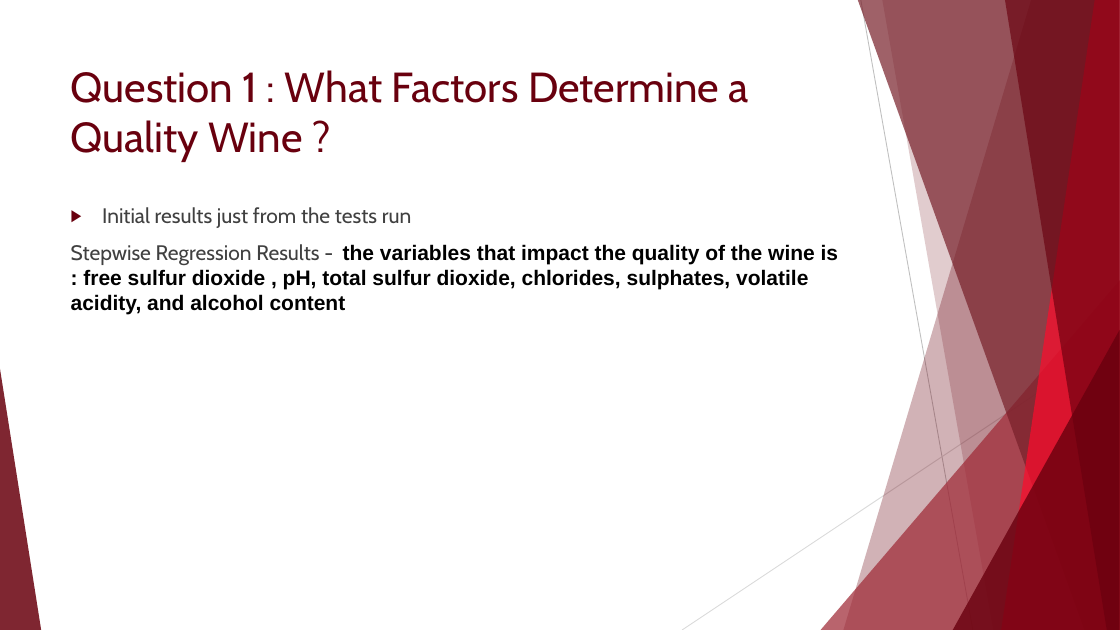
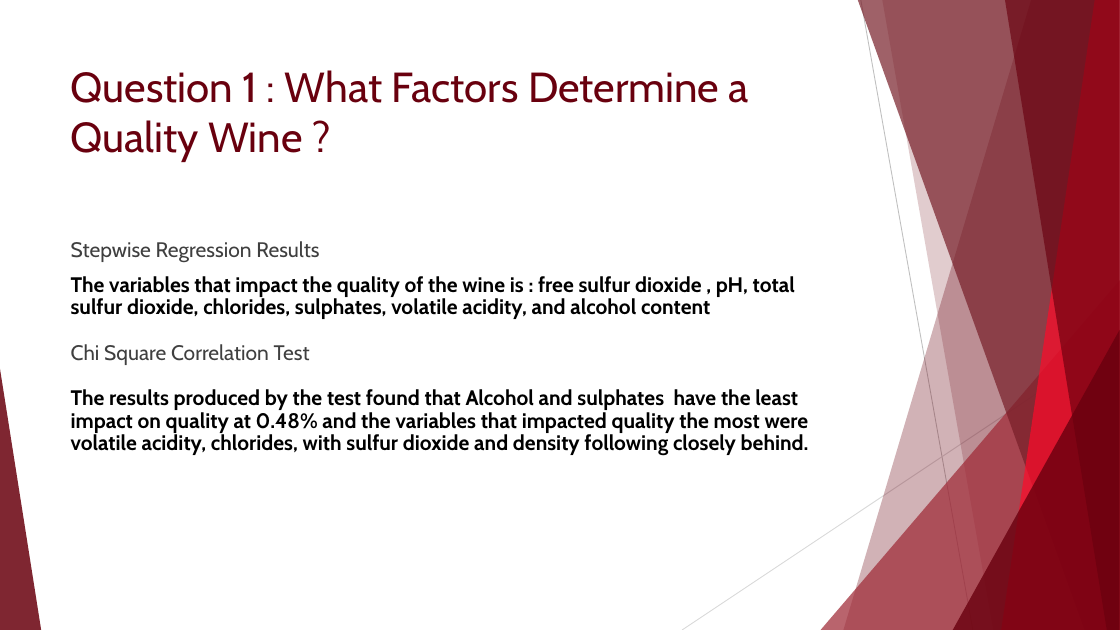
Before and after one commit to Phoebe-Moore/FinalProject, a slide deck: slide 14 of Red Wine Quality Analysis Presentation update.pptx. Drawn at 1120x630 pixels with LibreOffice and Linux fonts; fonts in the diff are those of the drawing. Boxes give left, top, right and bottom in pixels: in the first picture for what was removed or moved away, otherwise in the second. Text is boxed around its words. In the diff, an @@ line names an element or a change of style, - is before the commit and + after.

```diff
--- a/Red Wine Quality Analysis Presentation update.pptx
+++ b/Red Wine Quality Analysis Presentation update.pptx
@@ text at (x1=71, y1=241, x2=809, y2=456): text changed; font Arial to Cabin @@
-▶ Initial results just from the tests run
-Stepwise Regression Results - the variables that impact the quality of the wine is : free sulfur dioxide , pH, total sulfur dioxide, chlorides, sulphates, volatile acidity, and alcohol content
+Stepwise Regression Results
+The variables that impact the quality of the wine is : free sulfur dioxide , pH, total sulfur dioxide, chlorides, sulphates, volatile acidity, and alcohol content
+Chi Square Correlation Test
+The results produced by the test found that Alcohol and sulphates have the least impact on quality at 0.48% and the variables that impacted quality the most were volatile acidity, chlorides, with sulfur dioxide and density following closely behind.
@@ line (1120, 339) - (682, 630): stroke #D9D9D9 0.75 pt to #D8D8D8 0.75 pt @@
```
Also in this commit, not shown: 17 other slides changed, 5 slides added, 4 slides removed.
